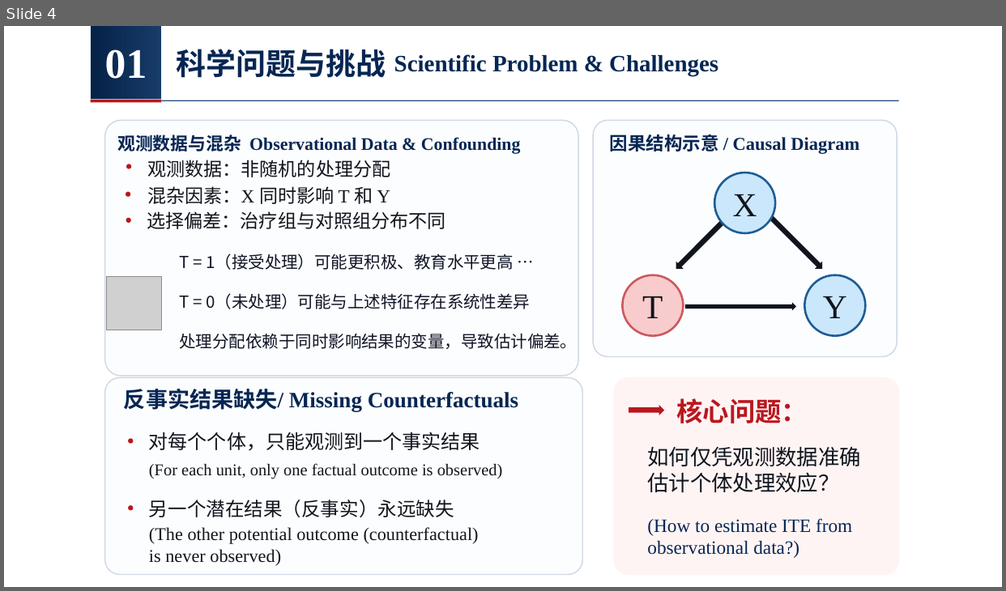
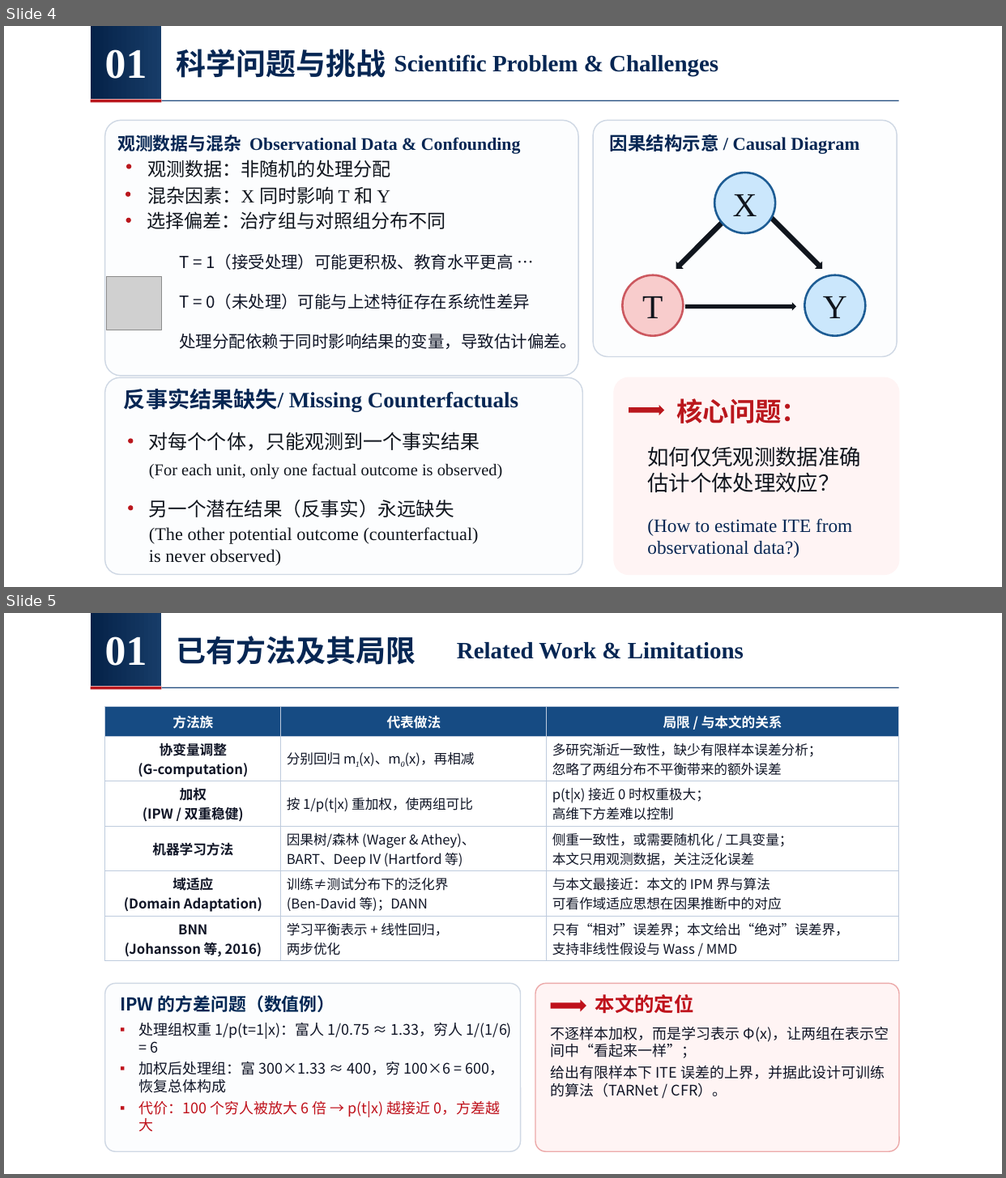
Before and after one commit to chanearly2002/Stastical_Computing, a slide deck: 个体处理效应估计.pptx. Shown one above the other, each under a label of ours: slide 4 before the commit, slides 4 and 5 after it. The pictures are 1006x591 and 1006x1178 pixels, drawn with LibreOffice and Linux fonts; fonts in the diff are those of the drawing; grey boxes stand for pictures. Boxes give left, top, right and bottom in pixels: in the first picture for what was removed or moved away, otherwise in the second. Text is boxed around its words. In the diff, an @@ line names an element or a change of style, - is before the commit and + after.

```diff
--- a/个体处理效应估计.pptx
+++ b/个体处理效应估计.pptx
@@ slide 5 added at (4, 613, 1002, 1174), background #FFFFFF @@
@@ rectangle added at (90, 613, 161, 687), fill gradient #052248 to #173C68 @@
@@ text added at (105, 636, 147, 666), 40.3 pt, text #FFFFFF, bold @@
+01
@@ text added at (177, 636, 416, 665), 28.8 pt, text #062653, bold @@
+已有方法及其局限
@@ text added at (457, 642, 744, 659), 22.6 pt, text #062653, bold @@
+Related Work & Limitations
@@ rectangle added at (90, 687, 161, 689), fill #BA171D @@
@@ table added at (105, 707, 898, 961), 6 rows, 3 columns @@
+方法族 | 代表做法 | 局限 / 与本文的关系
+协变量调整 / (G-computation) | 分别回归 m1(x)、m0(x)，再相减 | 多研究渐近一致性，缺少有限样本误差分析； / 忽略了两组分布不平衡带来的额外误差
+加权 / (IPW / 双重稳健) | 按 1/p(t|x) 重加权，使两组可比 | p(t|x) 接近 0 时权重极大； / 高维下方差难以控制
+机器学习方法 | 因果树/森林 (Wager & Athey)、 / BART、Deep IV (Hartford 等) | 侧重一致性，或需要随机化 / 工具变量； / 本文只用观测数据，关注泛化误差
+域适应 / (Domain Adaptation) | 训练≠测试分布下的泛化界 / (Ben-David 等)；DANN | 与本文最接近：本文的 IPM 界与算法 / 可看作域适应思想在因果推断中的对应
+BNN / (Johansson 等, 2016) | 学习平衡表示 + 线性回归， / 两步优化 | 只有“相对”误差界；本文给出“绝对”误差界， / 支持非线性假设与 Wass / MMD
@@ rectangle added at (162, 687, 899, 688), fill #244E80 @@
@@ rounded rectangle added at (105, 983, 521, 1152), fill #FCFDFE, outline #CFD8E4 1.1 pt @@
@@ text added at (120, 995, 335, 1012), 17 pt, text #002653, bold @@
+IPW 的方差问题（数值例）
@@ rounded rectangle added at (535, 983, 899, 1152), fill #FFF4F4, outline #ECAAAA 1.1 pt @@
@@ right arrow added at (551, 1000, 586, 1012), fill #BF111B @@
@@ text added at (595, 995, 694, 1014), 19 pt, text #BF111B, bold @@
+本文的定位
@@ text added at (138, 1023, 512, 1131), 14 pt, text #101526 @@
+▪ 处理组权重 1/p(t=1|x)：富人 1/0.75 ≈ 1.33，穷人 1/(1/6) = 6
+▪ 加权后处理组：富 300×1.33 ≈ 400，穷 100×6 = 600，恢复总体构成
+▪ 代价：100 个穷人被放大 6 倍 → p(t|x) 越接近 0，方差越大
@@ text added at (551, 1027, 889, 1097), 14 pt, text #101526 @@
+不逐样本加权，而是学习表示 Φ(x)，让两组在表示空间中“看起来一样”；
+给出有限样本下 ITE 误差的上界，并据此设计可训练的算法（TARNet / CFR）。
```
Also in this commit, not shown: 10 slides changed, 3 other slides added, 1 other file.
